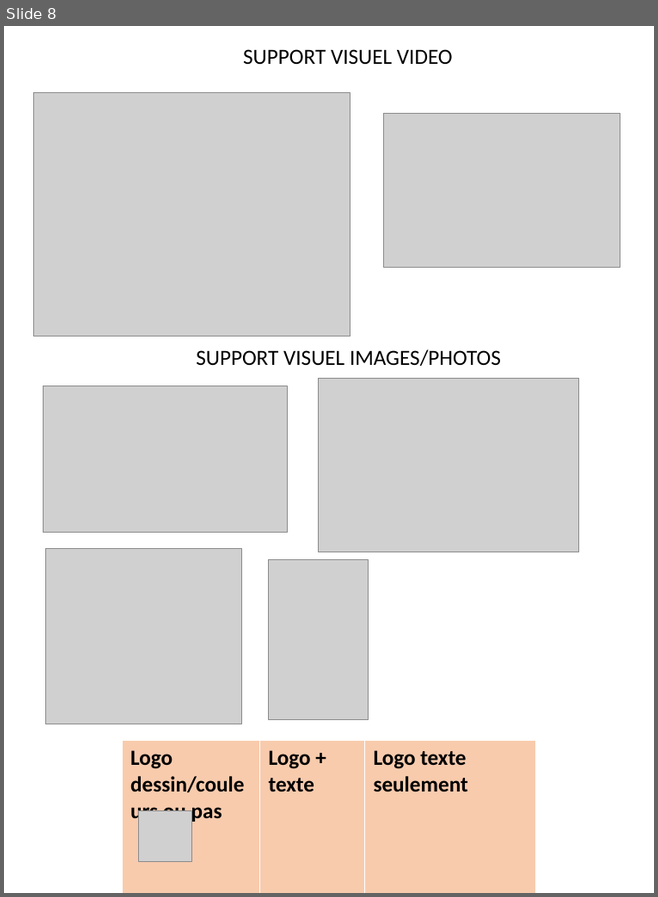
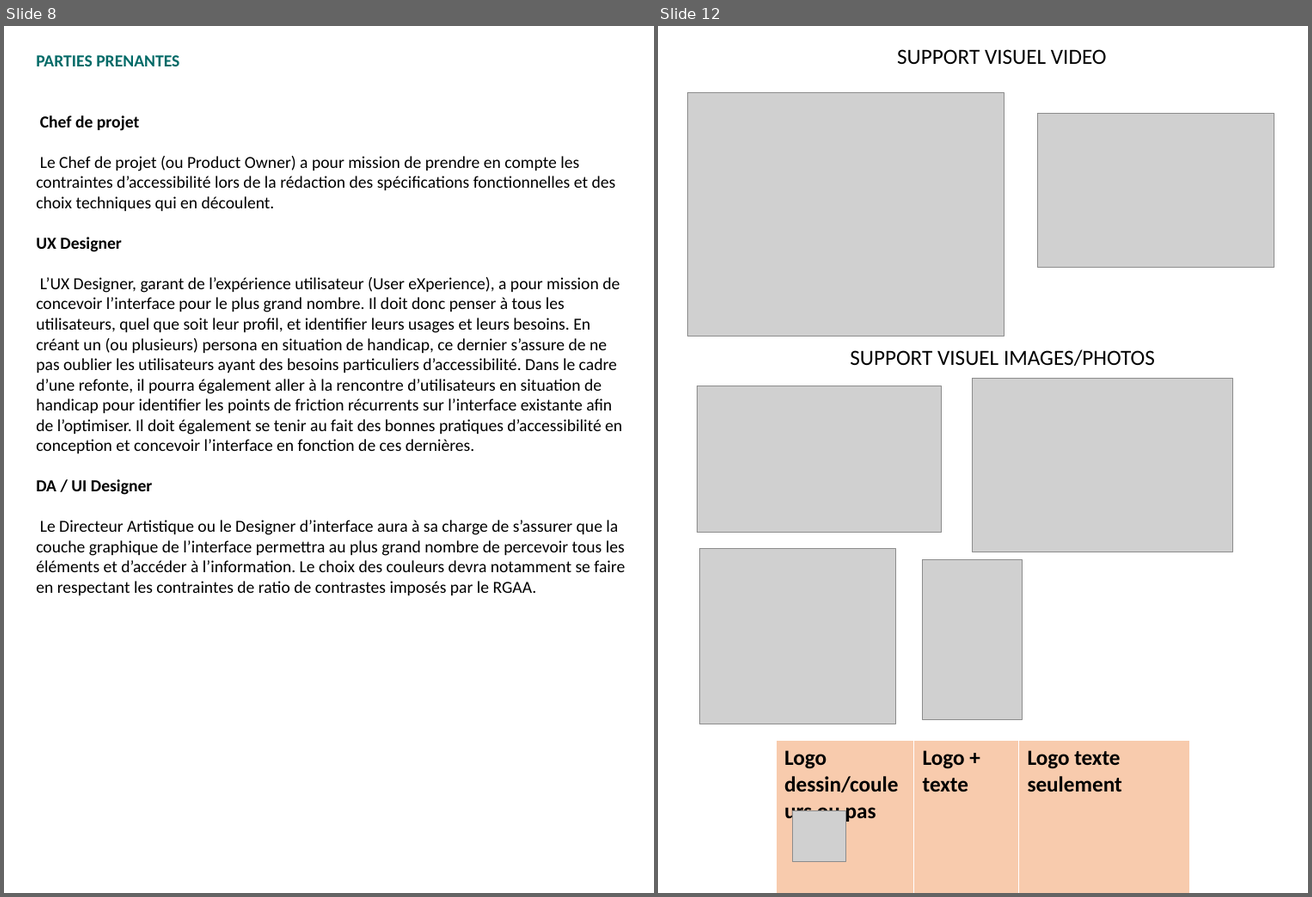
Before and after one commit to Bourg-en-Stress/accessibility, a slide deck: design/mockups/contenu.pptx. Shown side by side, each under a label of ours: slide 8 before the commit, slides 8 and 12 after it; the slides between them are not shown. The pictures are 658x897 and 1312x897 pixels, drawn with LibreOffice and Linux fonts; fonts in the diff are those of the drawing; grey boxes stand for pictures. Boxes give left, top, right and bottom in pixels: in the first picture for what was removed or moved away, otherwise in the second. Text is boxed around its words. In the diff, an @@ line names an element or a change of style, - is before the commit and + after.

```diff
--- a/design/mockups/contenu.pptx
+++ b/design/mockups/contenu.pptx
@@ slide 8 added at box(4, 26, 654, 893), background #FFFFFF @@
@@ text added at box(36, 55, 625, 595), 14 pt, text #000000 @@
+PARTIES PRENANTES
+Chef de projet
+Le Chef de projet (ou Product Owner) a pour mission de prendre en compte les contraintes d’accessibilité lors de la rédaction des spécifications fonctionnelles et des choix techniques qui en découlent.
+UX Designer
+L’UX Designer, garant de l’expérience utilisateur (User eXperience), a pour mission de concevoir l’interface pour le plus grand nombre. Il doit donc penser à tous les utilisateurs, quel que soit leur profil, et identifier leurs usages et leurs besoins. En créant un (ou plusieurs) persona en situation de handicap, ce dernier s’assure de ne pas oublier les utilisateurs ayant des besoins particuliers d’accessibilité. Dans le cadre d’une refonte, il pourra également aller à la rencontre d’utilisateurs en situation de handicap pour identifier les points de friction récurrents sur l’interface existante afin de l’optimiser. Il doit également se tenir au fait des bonnes pratiques d’accessibilité en conception et concevoir l’interface en fonction de ces dernières.
+DA / UI Designer
+Le Directeur Artistique ou le Designer d’interface aura à sa charge de s’assurer que la couche graphique de l’interface permettra au plus grand nombre de percevoir tous les éléments et d’accéder à l’information. Le choix des couleurs devra notamment se faire en respectant les contraintes de ratio de contrastes imposés par le RGAA.
@@ what was slide 8 is now slide 12 @@
```
Also in this commit, not shown: 6 slides changed, 5 other slides added, 1 slide removed, 3 other files.
